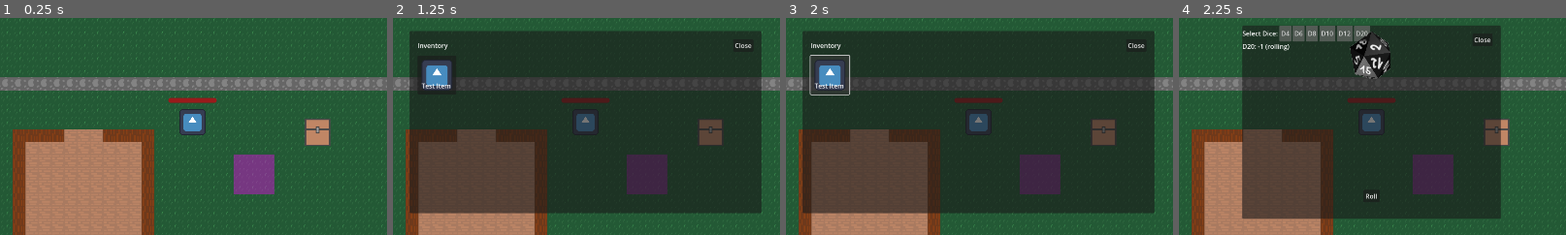
Above: before the commit, frames 1-4 (left to right).
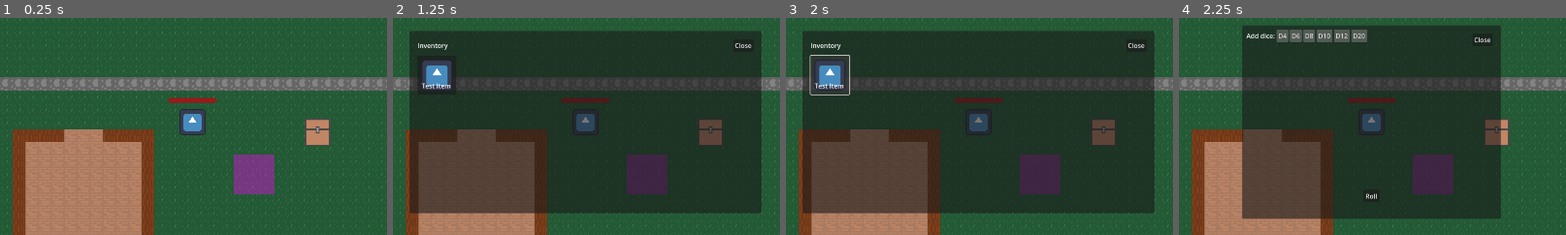
Above: after the commit, the same moments.

Repository: merskip/just-game
Game: Godot game, scene res://Scenes/Main Scene.tscn
Same seed, same stepped clock (60 frames per second), same inputs: the game is played once before the commit and once after it. The engine's default icon, where the game draws it, is replaced by a stand-in: a white triangle on a blue panel in a dark square.
Inputs (mouse positions are % of the whole screen's width and height, from its top left):
- Up to frame 1 (0.25 s): no input
- Up to frame 2 (1.25 s): click "Inventory" at 0.5 s
- Up to frame 3 (2 s): click (31, 39) at 1.25 s
- Up to frame 4 (2.25 s): click "Dice roll" at 2 s
The pictures show only the part of the screen within x 25-75%, y 26-76%; the shares and areas given below are measured in that part.

Frames 1-3 are identical in both runs. In frame 4, 2.8% of the frame differs, in the area x 16-55%, y 3-29%.

Commit message:
Added support for roll multiple dices

Diff:
--- a/DiceRoll/dices.tscn
+++ b/DiceRoll/dices.tscn
@@ -33,7 +33,6 @@
 [node name="Dices" type="Node3D"]
 
 [node name="DiceD4" type="RigidBody3D" parent="."]
-transform = Transform3D(1, 0, 0, 0, 1, 0, 0, 0, 1, 0, 0, 0)
 contact_monitor = true
 max_contacts_reported = 1
 
--- a/DiceRoll/roll_dice.gd
+++ b/DiceRoll/roll_dice.gd
@@ -7,63 +7,58 @@
 	D8,
 	D10,
 	D12,
-	D20,
-	D100
+	D20
 }
 
-@export var dice_type: DiceType = DiceType.D6
+var _dices_types: Array[DiceType] = []
+var _dices_bodies: Array[RigidBody3D] = []
+
 @export var rotation_speed_max: float = 10.0
 @onready var start_marker: Node3D = $StartPosition
-@onready var label := $CanvasLayer/Label
+@onready var roll_result_label := %RollResult
 @onready var dice_roll_start_sfx: AudioStreamPlayer = $DiceRollStart
 @onready var dice_rolling_sfx: AudioStreamPlayer = $DiceRolling
 
 var _rolling_on_ground = false
-var dice: RigidBody3D
 
-signal on_rolling_on_ground()
+
+var dices_scene := preload("res://DiceRoll/dices.tscn")
+
 signal on_roll_result(value: int)
 
 func _on_d4_button_pressed() -> void:
-	set_dice_type(DiceType.D4)
+	add_dice(DiceType.D4)
 
 func _on_d6_button_pressed() -> void:
-	set_dice_type(DiceType.D6)
+	add_dice(DiceType.D6)
 
 func _on_d8_button_pressed() -> void:
-	set_dice_type(DiceType.D8)
+	add_dice(DiceType.D8)
 
 func _on_d10_button_pressed() -> void:
-	set_dice_type(DiceType.D10)
+	add_dice(DiceType.D10)
 
 func _on_d12_button_pressed() -> void:
-	set_dice_type(DiceType.D12)
+	add_dice(DiceType.D12)
 
 func _on_d20_button_pressed() -> void:
-	set_dice_type(DiceType.D20)
+	add_dice(DiceType.D20)
 
-func set_dice_type(dice_type: DiceType):
-	self.dice_type = dice_type
-	reload_dice()
+func add_dice(dice_type: DiceType):
+	var dice_body = load_dice(dice_type)
+	dice_body.get_parent().remove_child(dice_body)
+	dice_body.global_position = start_marker.global_position
+	dice_body.freeze = true
+	add_child(dice_body)
+	dice_body.sleeping_state_changed.connect(_on_dice_sleeping_state_changed.bind(dice_body))
+	dice_body.body_entered.connect(_on_dice_body_entered)
 
-func _ready() -> void:
-	reload_dice()
-
-func reload_dice():
-	if dice:
-		remove_child(dice)
-	var new_dice = load_dice()
-	new_dice.get_parent().remove_child(new_dice)
-	new_dice.global_position = start_marker.global_position
-	new_dice.freeze = true
-	add_child(new_dice)
-	new_dice.sleeping_state_changed.connect(_on_dice_sleeping_state_changed)
-	new_dice.body_entered.connect(_on_dice_body_entered)
-	dice = new_dice
+	_dices_types.append(dice_type)
+	_dices_bodies.append(dice_body)
 
 
-func load_dice() -> RigidBody3D:
-	var dices = preload("res://DiceRoll/dices.tscn").instantiate()
+func load_dice(dice_type: DiceType) -> RigidBody3D:
+	var dices := dices_scene.instantiate()
 	match dice_type:
 		DiceType.D4:
 			return dices.get_node("DiceD4")
@@ -77,59 +72,73 @@
 			return dices.get_node("DiceD12")
 		DiceType.D20:
 			return dices.get_node("DiceD20")
-		DiceType.D100:
-			return dices.get_node("DiceD100")
-	return null
+		_:
+			push_error("Unknown dice_type: %s" % dice_type)
+			return null
 
 func _input(event: InputEvent) -> void:
 	if event.is_action_pressed("ui_accept"):
 		roll()
 
 func _process(_delta: float) -> void:
-	var top_side = get_top_side_value()
+	roll_result_label.text = ""
+	for i in range(_dices_types.size()):
+		var dice_type := _dices_types[i]
+		var dice_body := _dices_bodies[i]
 
+		var dice_value = get_top_side_value(dice_body)
+		roll_result_label.text += dice_name(dice_type) + ": "
+
+		if dice_body.sleeping:
+			roll_result_label.text += "rolled %s\n" % [dice_value]
+		elif dice_value != -1:
+			roll_result_label.text += "%s (rolling)\n" % dice_value
+		else:
+			roll_result_label.text += "? (rolling)\n"
+
+
+func dice_name(dice_type: DiceType) -> String:
 	match dice_type:
 		DiceType.D4:
-			label.text = "D4"
+			return "D4"
 		DiceType.D6:
-			label.text = "D6"
+			return  "D6"
 		DiceType.D8:
-			label.text = "D8"
+			return  "D8"
 		DiceType.D10:
-			label.text = "D10"
+			return "D10"
 		DiceType.D12:
-			label.text = "D12"
+			return "D12"
 		DiceType.D20:
-			label.text = "D20"
-		DiceType.D100:
-			label.text = "D100"
-	if dice.sleeping:
-		label.text += ": rolled %s" % [top_side]
-	else:
-		label.text += ": %s (rolling)\n" % top_side
-
+			return "D20"
+		_:
+			push_error("Unknown dice_type: %s" % dice_type)
+			return ""
 
 func roll() -> void:
-	dice.freeze = true
-	dice.position = start_marker.position
-	dice.rotation = Vector3(randf_range(-2 * PI, 2 * PI),
-							randf_range(-2 * PI, 2 * PI),
-							randf_range(-2 * PI, 2 * PI))
-	dice.angular_velocity = Vector3(randf_range(-rotation_speed_max, rotation_speed_max),
-									randf_range(-rotation_speed_max, rotation_speed_max),
-									randf_range(-rotation_speed_max, rotation_speed_max))
-	dice.freeze = false
 	_rolling_on_ground = false
+	for dice_body in _dices_bodies:
+		_roll_dice(dice_body)
 	dice_roll_start_sfx.play()
 
-func _on_dice_sleeping_state_changed() -> void:
-	if dice.sleeping:
-		var value := get_top_side_value()
+func _roll_dice(dice_body: RigidBody3D):
+	dice_body.position = start_marker.position
+	dice_body.rotation = Vector3(randf_range(-2 * PI, 2 * PI),
+								 randf_range(-2 * PI, 2 * PI),
+								 randf_range(-2 * PI, 2 * PI))
+	dice_body.angular_velocity = Vector3(randf_range(-rotation_speed_max, rotation_speed_max),
+										 randf_range(-rotation_speed_max, rotation_speed_max),
+										 randf_range(-rotation_speed_max, rotation_speed_max))
+	dice_body.freeze = false
+
+func _on_dice_sleeping_state_changed(dice_body: RigidBody3D) -> void:
+	if dice_body.sleeping:
+		var value := get_top_side_value(dice_body)
 		on_roll_result.emit(value)
 		dice_roll_start_sfx.stop()
 		dice_rolling_sfx.stop()
 
-func get_top_side_value() -> int:
+func get_top_side_value(dice: RigidBody3D) -> int:
 	var raycasts = dice.get_node("RayCasts").get_children()
 	for raycast in raycasts:
 		if raycast.is_colliding():
@@ -140,5 +149,4 @@
 func _on_dice_body_entered(_body: Node) -> void:
 	if not _rolling_on_ground:
 		_rolling_on_ground = true
-		on_rolling_on_ground.emit()
 		dice_rolling_sfx.play()
--- a/DiceRoll/roll_dice.tscn
+++ b/DiceRoll/roll_dice.tscn
@@ -8,7 +8,6 @@
 
 [node name="RollDice" type="Node3D"]
 script = ExtResource("1_8g52s")
-dice_type = 5
 rotation_speed_max = 8.0
 
 [node name="StartPosition" type="Marker3D" parent="."]
@@ -32,48 +31,55 @@
 
 [node name="CanvasLayer" type="CanvasLayer" parent="."]
 
-[node name="HBoxContainer" type="HBoxContainer" parent="CanvasLayer"]
-offset_right = 40.0
-offset_bottom = 40.0
+[node name="VBoxContainer" type="VBoxContainer" parent="CanvasLayer"]
+offset_left = 10.0
+offset_top = 10.0
+offset_right = 309.0
+offset_bottom = 68.0
 
-[node name="Label" type="Label" parent="CanvasLayer/HBoxContainer"]
+[node name="HBoxContainer" type="HBoxContainer" parent="CanvasLayer/VBoxContainer"]
 layout_mode = 2
-text = "Select Dice:"
 
-[node name="D4Button" type="Button" parent="CanvasLayer/HBoxContainer"]
+[node name="Label" type="Label" parent="CanvasLayer/VBoxContainer/HBoxContainer"]
+layout_mode = 2
+text = "Add dice:"
+
+[node name="D4Button" type="Button" parent="CanvasLayer/VBoxContainer/HBoxContainer"]
 layout_mode = 2
 focus_mode = 0
 text = "D4"
 
-[node name="D6Button" type="Button" parent="CanvasLayer/HBoxContainer"]
+[node name="D6Button" type="Button" parent="CanvasLayer/VBoxContainer/HBoxContainer"]
 layout_mode = 2
 focus_mode = 0
 text = "D6"
 
-[node name="D8Button" type="Button" parent="CanvasLayer/HBoxContainer"]
+[node name="D8Button" type="Button" parent="CanvasLayer/VBoxContainer/HBoxContainer"]
 layout_mode = 2
 focus_mode = 0
 text = "D8"
 
-[node name="D10Button" type="Button" parent="CanvasLayer/HBoxContainer"]
+[node name="D10Button" type="Button" parent="CanvasLayer/VBoxContainer/HBoxContainer"]
 layout_mode = 2
 focus_mode = 0
 text = "D10"
 
-[node name="D12Button" type="Button" parent="CanvasLayer/HBoxContainer"]
+[node name="D12Button" type="Button" parent="CanvasLayer/VBoxContainer/HBoxContainer"]
 layout_mode = 2
 focus_mode = 0
 text = "D12"
 
-[node name="D20Button" type="Button" parent="CanvasLayer/HBoxContainer"]
+[node name="D20Button" type="Button" parent="CanvasLayer/VBoxContainer/HBoxContainer"]
 layout_mode = 2
 focus_mode = 0
 text = "D20"
 
-[node name="Label" type="Label" parent="CanvasLayer"]
-offset_top = 40.0
-offset_right = 89.0
-offset_bottom = 63.0
+[node name="DicesContainer" type="HBoxContainer" parent="CanvasLayer/VBoxContainer"]
+layout_mode = 2
+
+[node name="RollResult" type="Label" parent="CanvasLayer/VBoxContainer"]
+unique_name_in_owner = true
+layout_mode = 2
 text = "Hello world"
 
 [node name="DiceRollStart" type="AudioStreamPlayer" parent="."]
@@ -82,9 +88,9 @@
 [node name="DiceRolling" type="AudioStreamPlayer" parent="."]
 stream = ExtResource("3_iric5")
 
-[connection signal="pressed" from="CanvasLayer/HBoxContainer/D4Button" to="." method="_on_d4_button_pressed"]
-[connection signal="pressed" from="CanvasLayer/HBoxContainer/D6Button" to="." method="_on_d6_button_pressed"]
-[connection signal="pressed" from="CanvasLayer/HBoxContainer/D8Button" to="." method="_on_d8_button_pressed"]
-[connection signal="pressed" from="CanvasLayer/HBoxContainer/D10Button" to="." method="_on_d10_button_pressed"]
-[connection signal="pressed" from="CanvasLayer/HBoxContainer/D12Button" to="." method="_on_d12_button_pressed"]
-[connection signal="pressed" from="CanvasLayer/HBoxContainer/D20Button" to="." method="_on_d20_button_pressed"]
+[connection signal="pressed" from="CanvasLayer/VBoxContainer/HBoxContainer/D4Button" to="." method="_on_d4_button_pressed"]
+[connection signal="pressed" from="CanvasLayer/VBoxContainer/HBoxContainer/D6Button" to="." method="_on_d6_button_pressed"]
+[connection signal="pressed" from="CanvasLayer/VBoxContainer/HBoxContainer/D8Button" to="." method="_on_d8_button_pressed"]
+[connection signal="pressed" from="CanvasLayer/VBoxContainer/HBoxContainer/D10Button" to="." method="_on_d10_button_pressed"]
+[connection signal="pressed" from="CanvasLayer/VBoxContainer/HBoxContainer/D12Button" to="." method="_on_d12_button_pressed"]
+[connection signal="pressed" from="CanvasLayer/VBoxContainer/HBoxContainer/D20Button" to="." method="_on_d20_button_pressed"]
